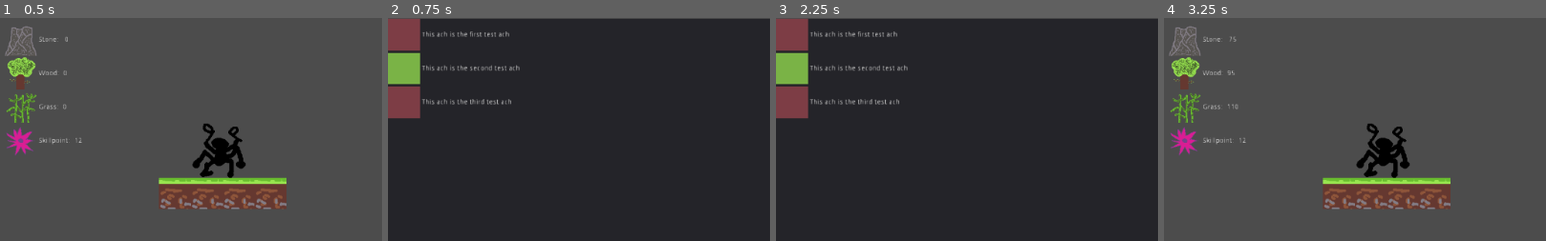
Above: before the commit, frames 1-4 (left to right).
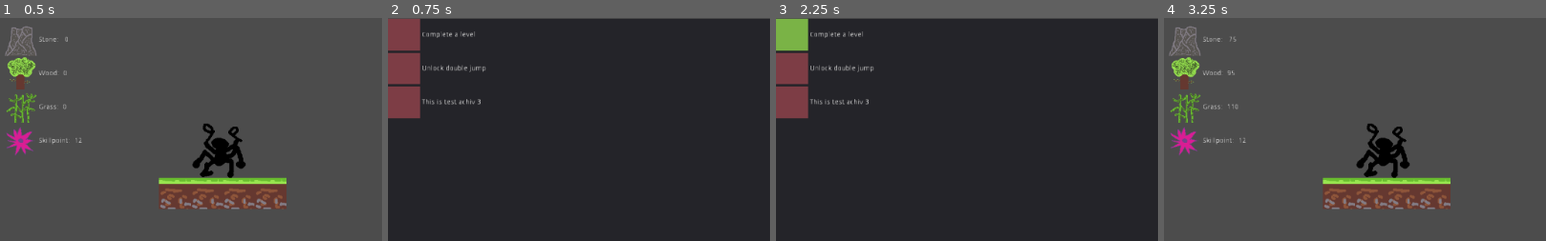
Above: after the commit, the same moments.

Repository: judo347/Project-GatheringPlatform
Game: Godot game, scene res://gamefiles/scenes/World.tscn
Two runs of this game, one before a commit and one after it. Both use one fixed random seed, a clock stepped at 60 frames per second and the inputs below.
Inputs (mouse positions are % of the whole screen's width and height, from its top left):
- Up to frame 1 (0.5 s): no input
- Up to frame 2 (0.75 s): move the mouse to (72, 45) at 0.52 s; hold Right (ui_right) from 0.53 s (still down); tap Y (ui_achievement) at 0.6 s
- Up to frame 3 (2.25 s): tap Up (ui_up) at 0.77, 1.52 s; move the mouse to (30, 55) at 1.27 s; tap Y (ui_achievement) at 1.35, 2.1 s; move the mouse to (60, 28) at 2.02 s; release Right (ui_right) at 2.03 s; hold Left (ui_left) from 2.03 s (still down)
- Up to frame 4 (3.25 s): tap Enter at 2.75 s; move the mouse to (45, 70) at 2.77 s; release Left (ui_left) at 2.78 s; hold Right (ui_right) from 2.78 s (still down); tap Y (ui_achievement) at 2.85 s; tap Up (ui_up) at 3.02 s
The pictures show only the part of the screen within x 0-50%, y 0-50%; the shares and areas given below are measured in that part.

Frame 1 is identical in both runs. In frame 2, 2.0% of the frame differs, in the area x 0-35%, y 5-39%; in frame 3, 3.2%, in the area x 0-35%, y 0-39%; in frame 4, nothing differs.

Commit message:
Added functionality to achievements and added two.

Diff:
--- a/Project-Gathering Platform/gamefiles/scenes/World.tscn
+++ b/Project-Gathering Platform/gamefiles/scenes/World.tscn
@@ -245,7 +245,6 @@
 tile_data = PoolIntArray( -196607, 0, 0, -196606, 0, 0, -196605, 0, 0, -196604, 0, 0, -65543, 0, 0, -65542, 0, 0, -6554 …(486 unchanged characters)…
 
 [node name="UImaster" type="Node" parent="."]
-editor/display_folded = true
 script = ExtResource( 18 )
 
 [node name="MaterialConverter" type="Panel" parent="UImaster"]
@@ -370,6 +369,7 @@
 texture = ExtResource( 22 )
 
 [node name="CharModder" type="Panel" parent="UImaster"]
+editor/display_folded = true
 visible = false
 margin_right = 240.0
 margin_bottom = 240.0
@@ -608,7 +608,6 @@
 margin_bottom = 39.0
 
 [node name="UIFullscreens" type="Node2D" parent="UImaster"]
-editor/display_folded = true
 
 [node name="AchievementMenu" type="Panel" parent="UImaster/UIFullscreens"]
 editor/display_folded = true
@@ -626,6 +625,7 @@
 [node name="VBoxContainer" type="VBoxContainer" parent="UImaster/UIFullscreens/AchievementMenu/ScrollContainer"]
 
 [node name="LevelModder" type="Panel" parent="UImaster"]
+editor/display_folded = true
 margin_right = 224.0
 margin_bottom = 128.0
 script = ExtResource( 34 )
--- a/Project-Gathering Platform/gamefiles/scripts/AchievementManager.gd
+++ b/Project-Gathering Platform/gamefiles/scripts/AchievementManager.gd
@@ -1,16 +1,15 @@
 extends Panel
-
-
 
 # Called when the node enters the scene tree for the first time.
 func _ready():
-	add_achievement_to_ui("This ach is the first test ach", false)
-	add_achievement_to_ui("This ach is the second test ach", true)
-	add_achievement_to_ui("This ach is the third test ach", false)
+	for achiv in achievements.achievementsArray:
+		add_achievement_to_ui(achiv.text, achiv.isCompleted)
 
-# Called every frame. 'delta' is the elapsed time since the previous frame.
-#func _process(delta):
-#	pass
+func refresh_achievements():
+	remove_all_achievements_ui()
+	achievements.refresh_achievements()
+	for achiv in achievements.achievementsArray:
+		add_achievement_to_ui(achiv.text, achiv.isCompleted)
 
 func add_achievement_to_ui(label_text, isCompleted):
 	var achievement_scene = global_variables.achievement_gameobject
@@ -23,3 +22,7 @@
 		achievement_scene_instanced.get_node("TextureRect").texture = global_variables.bench_charModder_background_deselected
 
 	get_node("ScrollContainer/VBoxContainer").add_child(achievement_scene_instanced)
+
+func remove_all_achievements_ui():
+	for child in get_node("ScrollContainer/VBoxContainer").get_children():
+		child.queue_free()
--- a/Project-Gathering Platform/gamefiles/scripts/UIManager.gd
+++ b/Project-Gathering Platform/gamefiles/scripts/UIManager.gd
@@ -56,6 +56,7 @@
 	get_node("UniqueAbilities").hide()
 
 func show_AchievementMenu():
+	get_node("UIFullscreens/AchievementMenu").refresh_achievements()
 	get_node("UIFullscreens/AchievementMenu").show()
 
 func hide_AchievementMenu():
--- /dev/null
+++ b/Project-Gathering Platform/gamefiles/scripts/autoload/achievements.gd
@@ -0,0 +1,34 @@
+extends Node
+
+var achievement_class = load("res://gamefiles/scripts/classes/Achievement.gd")
+var achievementsArray = Array()
+
+# Called when the node enters the scene tree for the first time.
+func _ready():
+	initialize_achievements()
+
+func initialize_achievements():
+	initialize_achievement(0, "Complete a level", achiv_one())
+	initialize_achievement(1, "Unlock double jump", achiv_two())
+	initialize_achievement(2, "This is test achiv 3", achiv_three())
+
+func refresh_achievements():
+	achievementsArray.clear()
+	initialize_achievements()
+
+func initialize_achievement(id, text, isCompleted):
+	var achiv = achievement_class.new()
+	achiv.contruct(id, text, isCompleted)
+	achievementsArray.append(achiv)
+
+func achiv_one():
+	if playerData.levels_completed > 0:
+		return true
+	else:
+		return false
+
+func achiv_two():
+	return playerData.hasDoubleJump
+
+func achiv_three():
+	return false
--- /dev/null
+++ b/Project-Gathering Platform/gamefiles/scripts/classes/Achievement.gd
@@ -0,0 +1,10 @@
+class_name Achievement
+
+var id
+var text
+var isCompleted
+
+func contruct(_id, _text, _isCompleted):
+	id = _id
+	text = _text
+	isCompleted = _isCompleted
--- a/Project-Gathering Platform/project.godot
+++ b/Project-Gathering Platform/project.godot
@@ -8,9 +8,14 @@
 
 config_version=4
 
-_global_script_classes=[  ]
+_global_script_classes=[ {
+"base": "Reference",
+"class": "Achievement",
+"language": "GDScript",
+"path": "res://gamefiles/scripts/classes/Achievement.gd"
+} ]
 _global_script_class_icons={
-
+"Achievement": ""
 }
 
 [application]
@@ -27,6 +32,7 @@
 playerData="*res://gamefiles/scripts/autoload/playerData.gd"
 utilities="*res://gamefiles/scripts/autoload/utilities.gd"
 resource_lib="*res://gamefiles/scripts/autoload/resource_lib.gd"
+achievements="*res://gamefiles/scripts/autoload/achievements.gd"
 
 [input]
 
